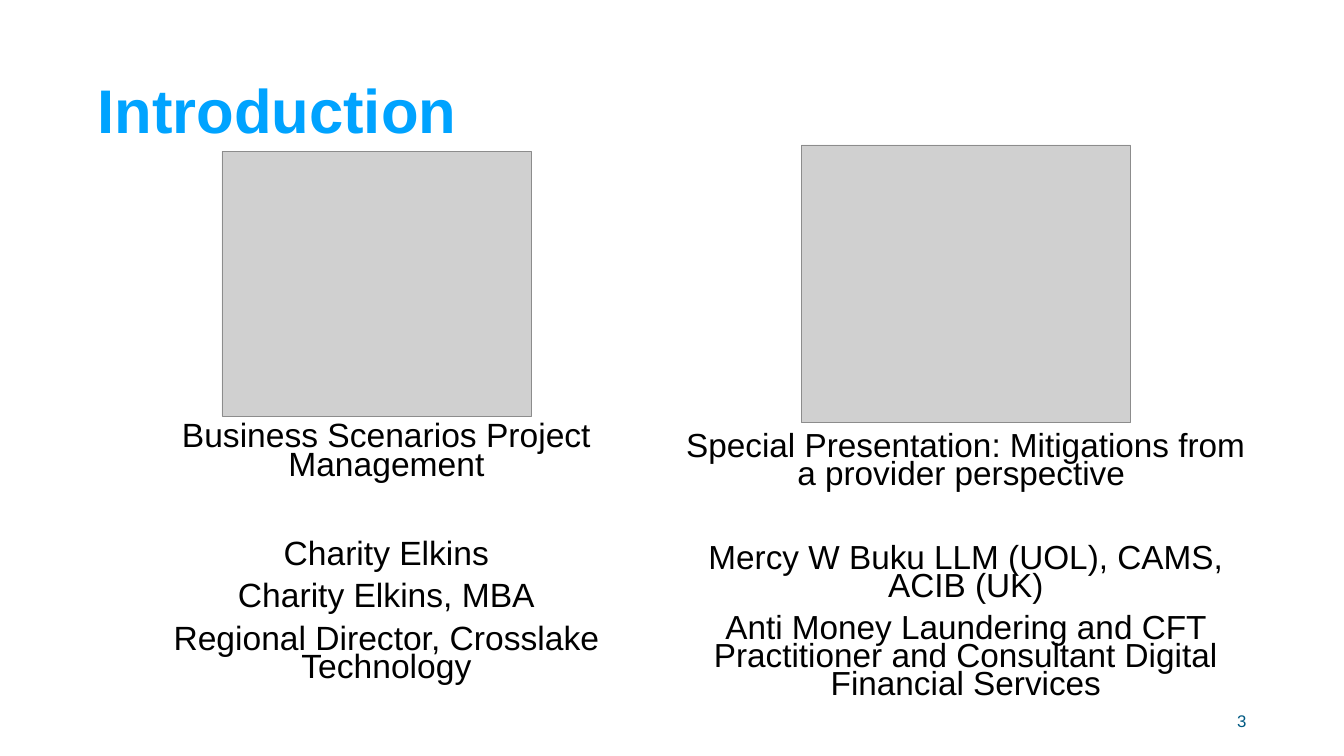
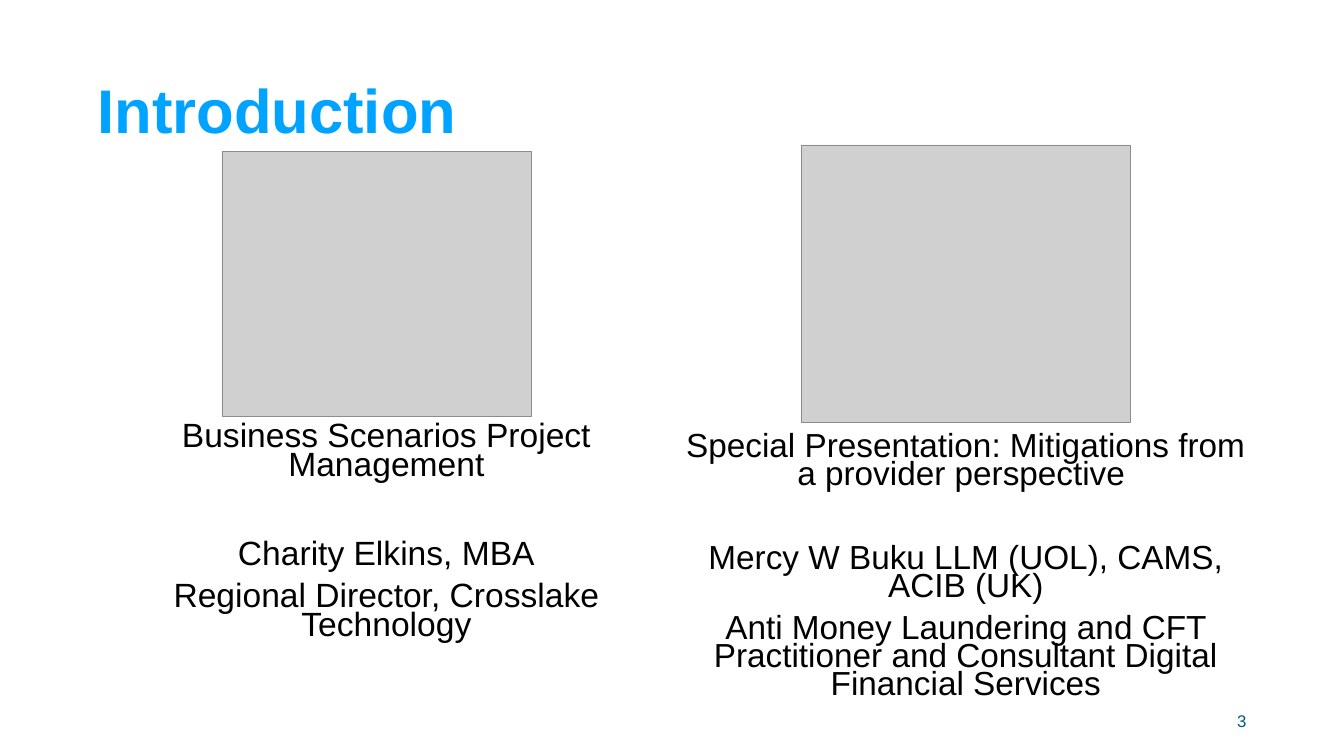
Before and after one commit to mojaloop/documentation-artifacts, a slide deck: slide 3 of presentations/pi_18_april_2022/presentations/Fraud Working Group Mojaloop Convening April 2022-3.pptx. Drawn at 1344x756 pixels with LibreOffice and Linux fonts; fonts in the diff are those of the drawing; grey boxes stand for pictures; background and template pictures are left out. Boxes give left, top, right and bottom in pixels: in the first picture for what was removed or moved away, otherwise in the second. Text is boxed around its words. In the diff, an @@ line names an element or a change of style, - is before the commit and + after.

```diff
--- a/presentations/pi_18_april_2022/presentations/Fraud Working Group Mojaloop Convening April 2022-3.pptx
+++ b/presentations/pi_18_april_2022/presentations/Fraud Working Group Mojaloop Convening April 2022-3.pptx
@@ text at <box>284,540,489,571</box>: paragraph removed @@
-Charity Elkins
```
Also in this commit, not shown: 1 other slide changed, 1 other file.
